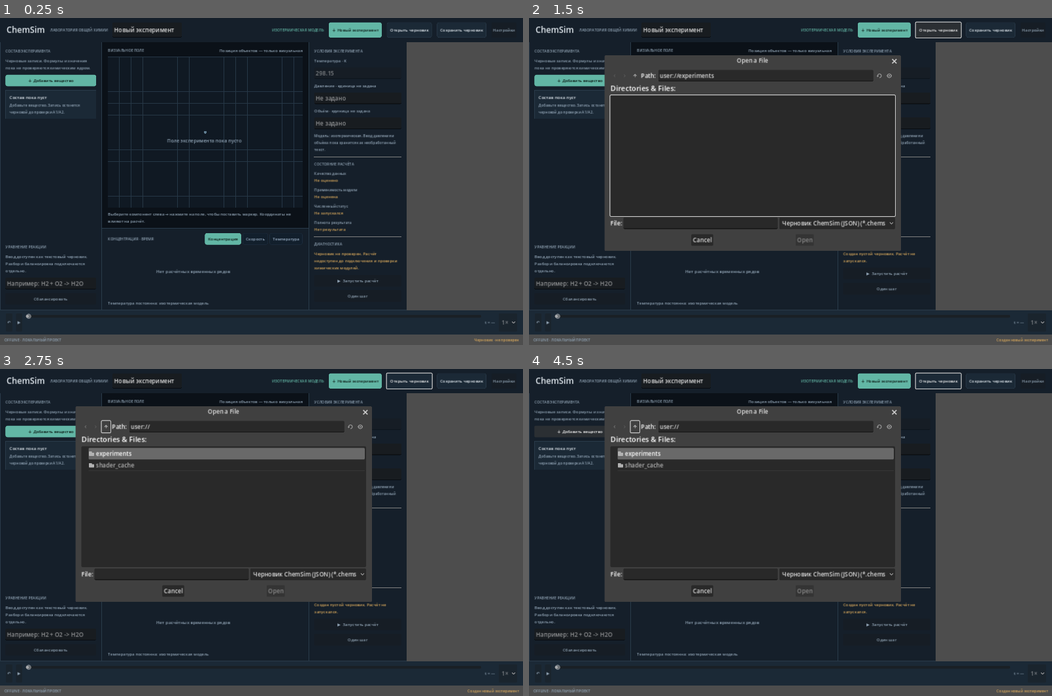
Above: before the commit, frames 1-4 (two rows, left to right).
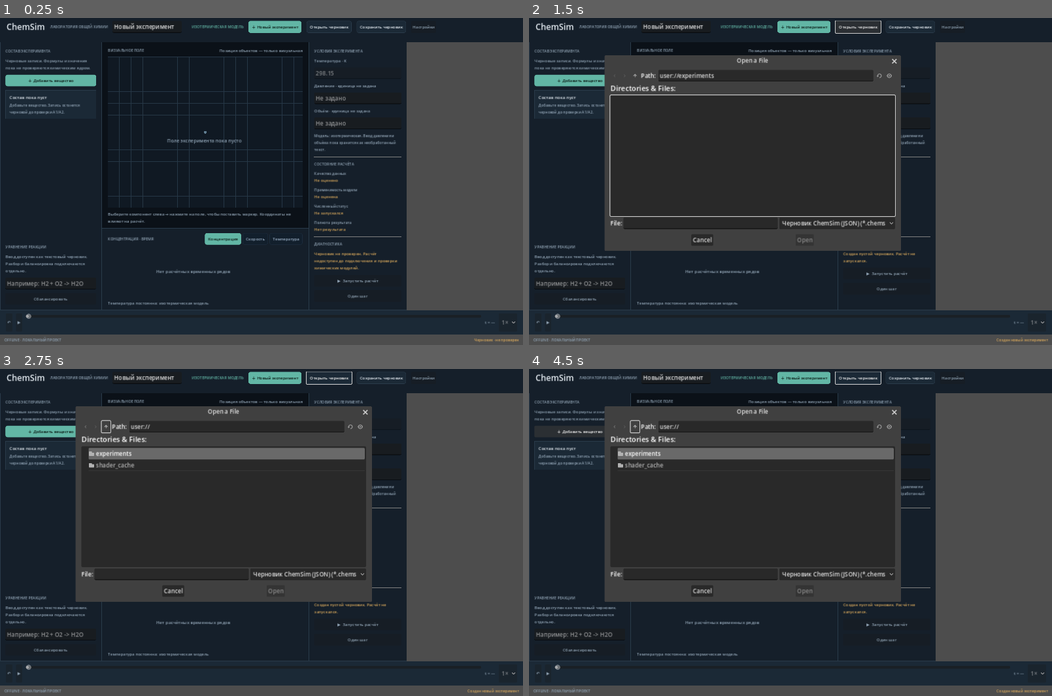
Above: after the commit, the same moments.

Repository: AndreyCokol/ChemSim
Game: Godot game, scene res://scenes/main.tscn
Two runs of this game, one before a commit and one after it. Both use one fixed random seed, a clock stepped at 60 frames per second and the inputs below.
Inputs (mouse positions are in pixels of both pictures, inside the frame that each line leads up to):
- Up to frame 1 (0.25 s): no input
- Up to frame 2 (1.5 s): click "＋ Новый эксперимент" at 0.5 s; click "Открыть черновик" at 1.25 s
- Up to frame 3 (2.75 s): click (104, 427) at 2 s
- Up to frame 4 (4.5 s): click (633, 427) at 2.75 s; click "Сохранить черновик" at 3.5 s; click "＋ Добавить вещество" at 4.25 s

The runs differ from the first frame. In frame 1, 1.7% of the frame differs, in the area x 1-99%, y 0-6%; in frame 2, 1.8%; in frame 3, 1.8%, in the area x 1-99%, y 0-7%; in frame 4, 1.8%.

Commit message:
fix(a5): keep workspace usable in smaller windows

Diff:
--- a/scripts/main.gd
+++ b/scripts/main.gd
@@ -60,7 +60,7 @@
 	body_scroll.size_flags_horizontal = Control.SIZE_EXPAND_FILL
 	body_scroll.size_flags_vertical = Control.SIZE_EXPAND_FILL
 	body_scroll.horizontal_scroll_mode = ScrollContainer.SCROLL_MODE_AUTO
-	body_scroll.vertical_scroll_mode = ScrollContainer.SCROLL_MODE_DISABLED
+	body_scroll.vertical_scroll_mode = ScrollContainer.SCROLL_MODE_AUTO
 	page.add_child(body_scroll)
 
 	var body := HBoxContainer.new()
@@ -79,7 +79,13 @@
 	panel.custom_minimum_size.y = 66
 	var row := HBoxContainer.new()
 	row.add_theme_constant_override("separation", 14)
-	panel.add_child(_pad(row, 18, 12, 18, 12))
+	var header_scroll := ScrollContainer.new()
+	header_scroll.horizontal_scroll_mode = ScrollContainer.SCROLL_MODE_AUTO
+	header_scroll.vertical_scroll_mode = ScrollContainer.SCROLL_MODE_DISABLED
+	header_scroll.size_flags_horizontal = Control.SIZE_EXPAND_FILL
+	header_scroll.size_flags_vertical = Control.SIZE_EXPAND_FILL
+	header_scroll.add_child(row)
+	panel.add_child(_pad(header_scroll, 18, 8, 18, 8))
 	row.add_child(_label("ChemSim", 23, FG))
 	row.add_child(_label("ЛАБОРАТОРИЯ ОБЩЕЙ ХИМИИ", 10, MUTED))
 	experiment_name_input = LineEdit.new()
